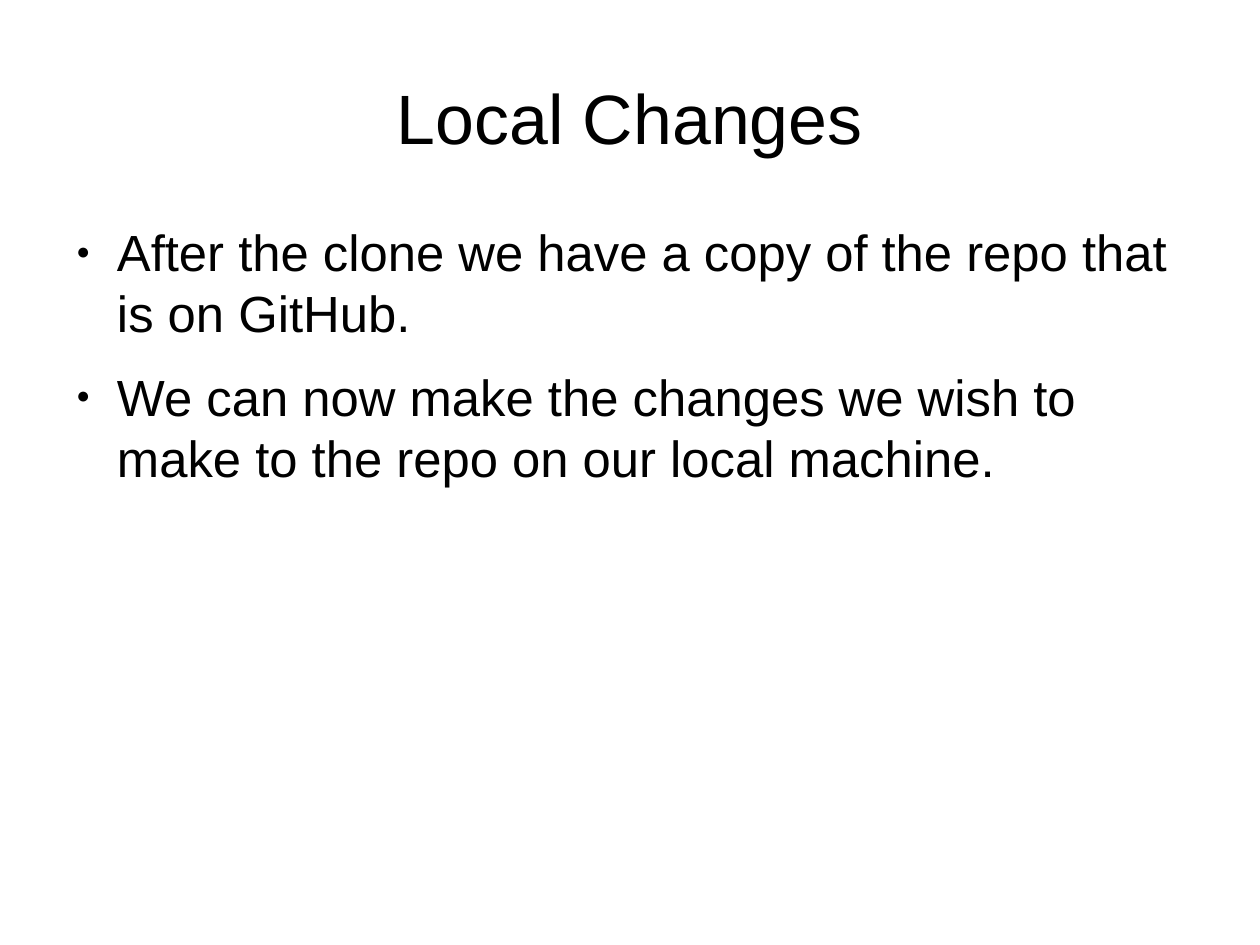
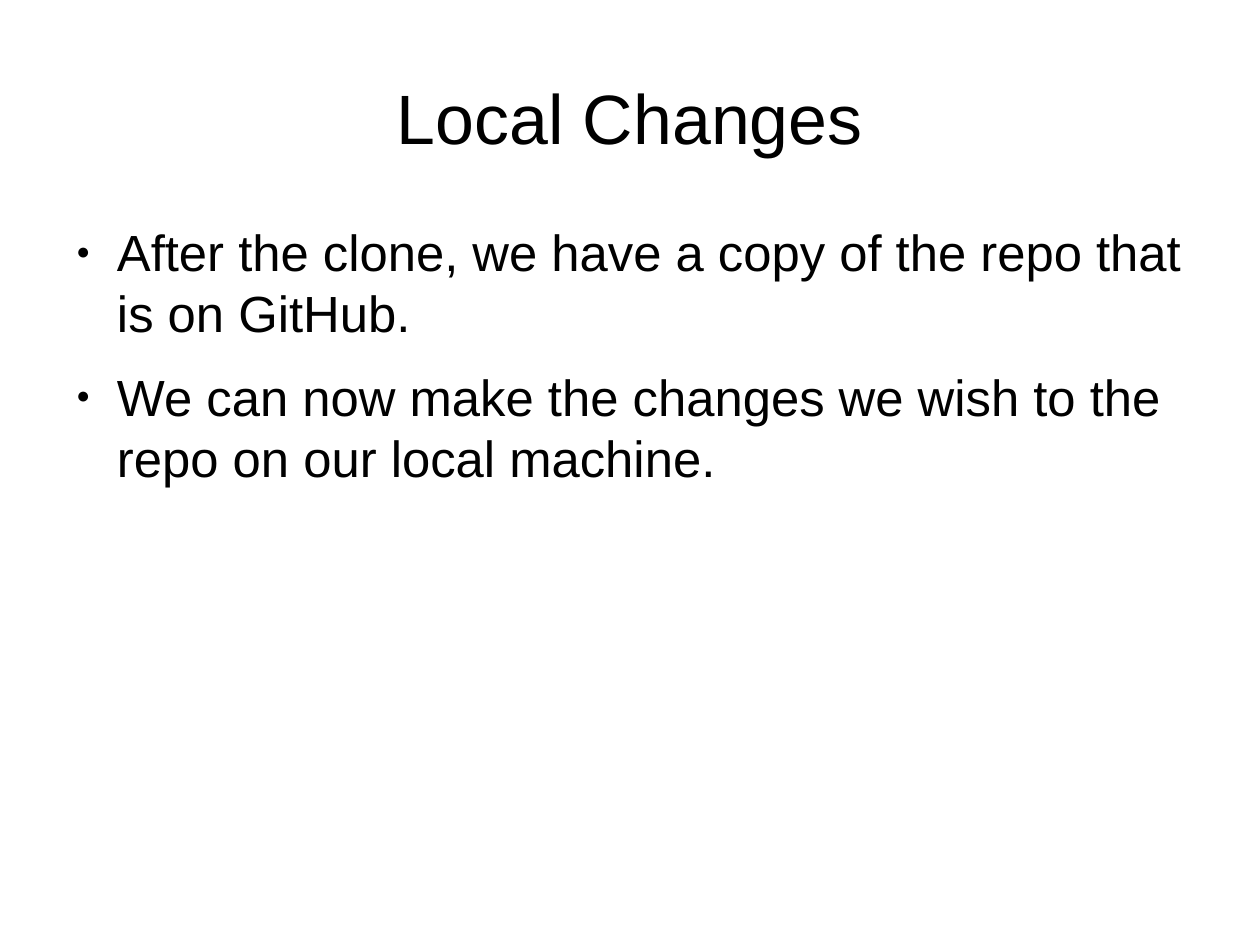
Before and after one commit to CochiseLinuxUsersGroup/Presentations, a slide deck: slide 15 of Git_Primer/Git_Primer.odp (slide 12 before the commit). Drawn at 1260x945 pixels with LibreOffice and Linux fonts; fonts in the diff are those of the drawing. Boxes give left, top, right and bottom in pixels: in the first picture for what was removed or moved away, otherwise in the second. Text is boxed around its words. In the diff, an @@ line names an element or a change of style, - is before the commit and + after.

Commit message:
minor edits

```diff
--- a/Git_Primer/Git_Primer.odp
+++ b/Git_Primer/Git_Primer.odp
@@ text at [117,234,1181,487]: text changed @@
-● After the clone we have a copy of the repo that is on GitHub.
-● We can now make the changes we wish to make to the repo on our local machine.
+● After the clone, we have a copy of the repo that is on GitHub.
+● We can now make the changes we wish to the repo on our local machine.
```
Also in this commit, not shown: 1 other slide changed, 5 slides added, 1 slide removed.
